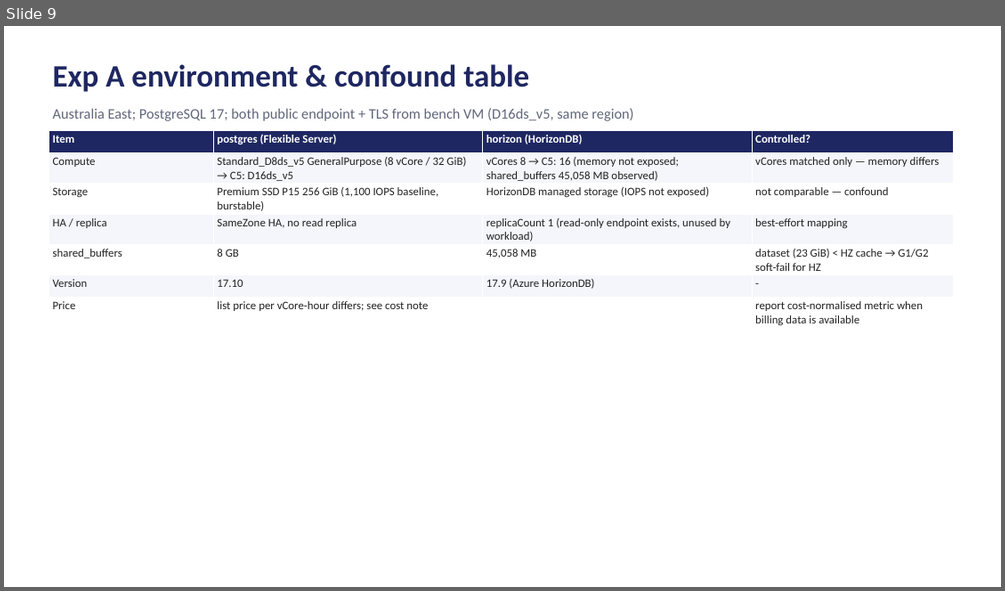
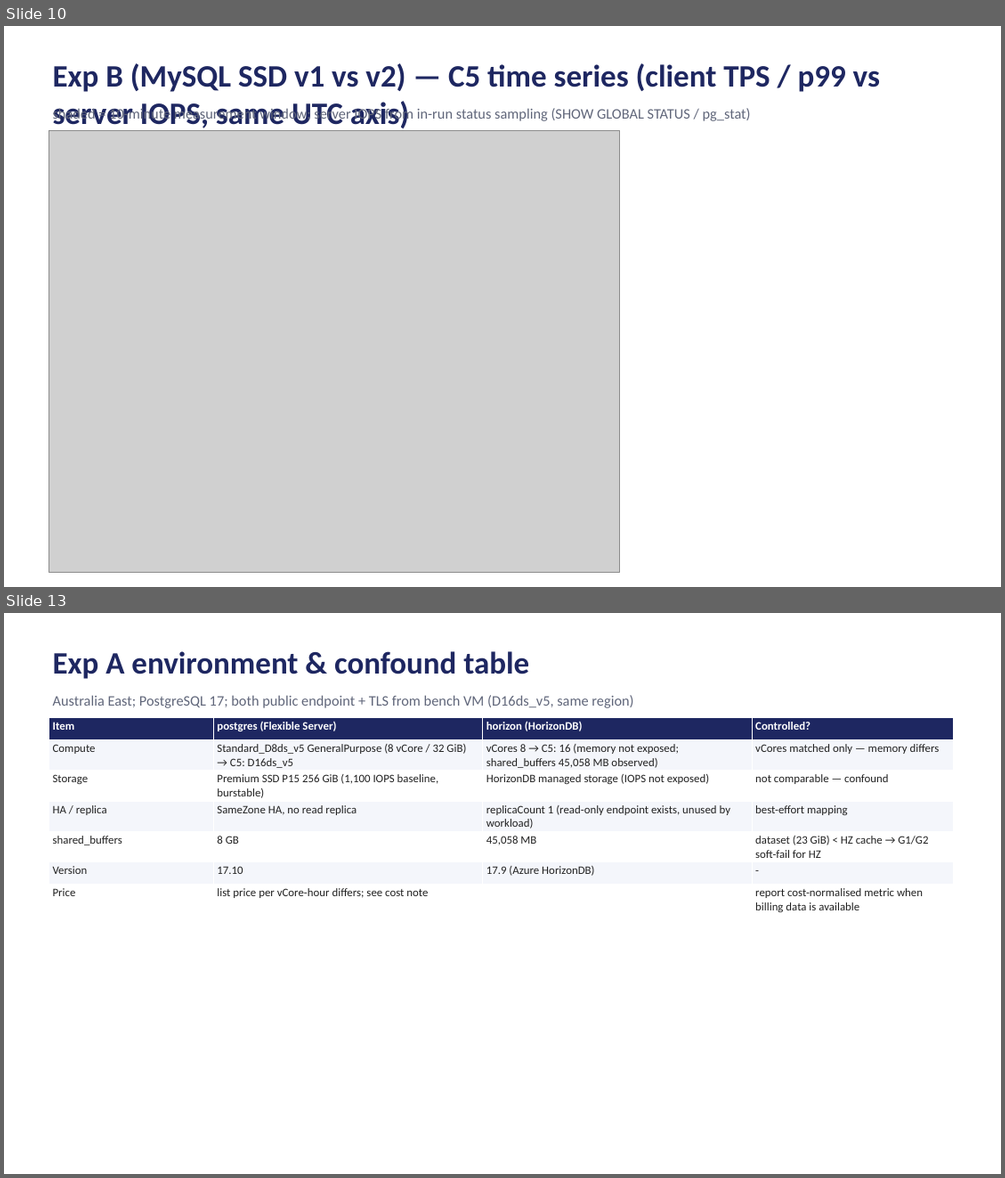
Before and after one commit to DalBamS/azure-db-game-benchmark, a slide deck: report/azure-db-benchmark-report.pptx. Shown one above the other, each under a label of ours: slide 9 before the commit, slides 10 and 13 after it; the slides between them are not shown. The pictures are 1005x591 and 1005x1178 pixels, drawn with LibreOffice and Linux fonts; fonts in the diff are those of the drawing; grey boxes stand for pictures. Boxes give left, top, right and bottom in pixels: in the first picture for what was removed or moved away, otherwise in the second. Text is boxed around its words. In the diff, an @@ line names an element or a change of style, - is before the commit and + after.

```diff
--- a/report/azure-db-benchmark-report.pptx
+++ b/report/azure-db-benchmark-report.pptx
@@ slide 10 added at bbox=[4, 26, 1001, 587], background #FFFFFF @@
@@ text added at bbox=[53, 63, 880, 132], 30 pt, text #1E2761, bold @@
+Exp B (MySQL SSD v1 vs v2) — C5 time series (client TPS / p99 vs server IOPS, same UTC axis)
@@ picture added at bbox=[48, 131, 620, 572] @@
@@ text added at bbox=[53, 107, 751, 123], 14 pt, text #60667A @@
+shaded = 10-minute measurement window; server IOPS from in-run status sampling (SHOW GLOBAL STATUS / pg_stat)
@@ what was slide 9 is now slide 13 @@
```
Also in this commit, not shown: 3 slides changed, 7 other slides added, 56 other files.
